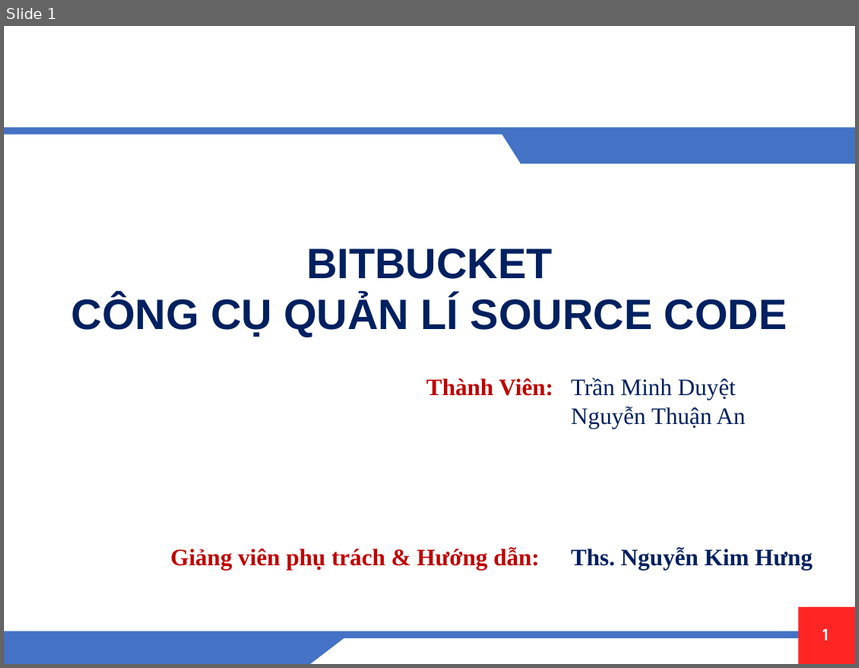
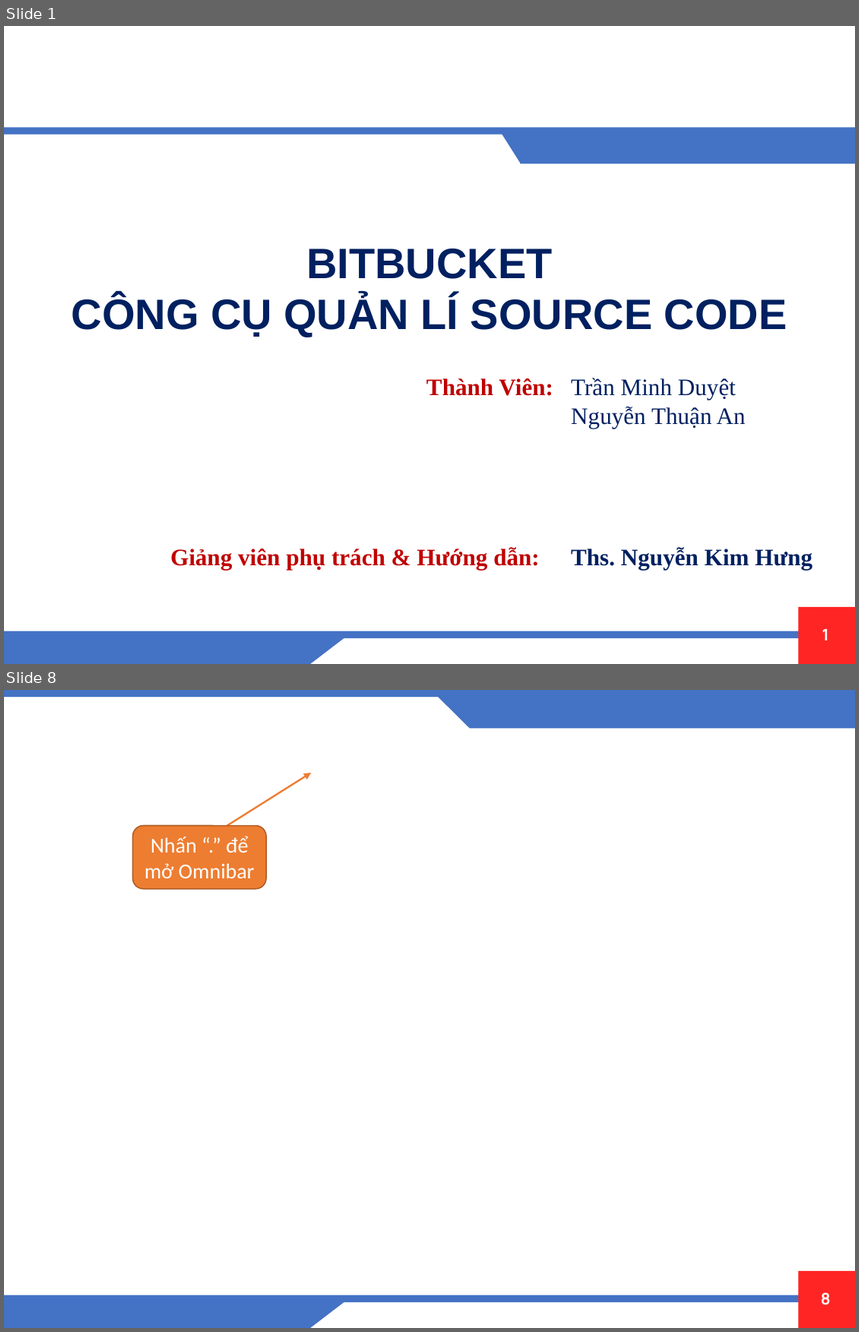
Before and after one commit to tmduyet/moitruongphanmem, a slide deck: Đóng gói phần mềm [Autosaved].pptx. Shown one above the other, each under a label of ours: slide 1 before the commit, slides 1 and 8 after it; the slides between them are not shown. The pictures are 859x668 and 859x1332 pixels, drawn with LibreOffice and Linux fonts; fonts in the diff are those of the drawing; background and template pictures are left out. Boxes give left, top, right and bottom in pixels: in the first picture for what was removed or moved away, otherwise in the second. Text is boxed around its words. In the diff, an @@ line names an element or a change of style, - is before the commit and + after.

```diff
--- a/Đóng gói phần mềm [Autosaved].pptx
+++ b/Đóng gói phần mềm [Autosaved].pptx
@@ slide 8 added at (4, 690, 855, 1328), background picture (left out); not listed: 5 template elements that a slide beside it also shows @@
@@ rectangle added at (4, 690, 855, 697), fill #4472C4 @@
@@ right triangle added at (436, 695, 471, 728), fill #4472C4 @@
@@ rectangle added at (470, 695, 855, 728), fill #4472C4 @@
@@ arrow added from (227, 825) to (311, 773), #ED7D31 1.5 pt @@
@@ rounded rectangle added at (132, 825, 266, 888), fill #ED7D31, outline #AF5C24 1 pt, 18 pt, text #FFFFFF @@
+Nhấn “.” để mở Omnibar
```
Also in this commit, not shown: 4 slides changed, 3 other slides added, 1 slide removed, 1 other file.
